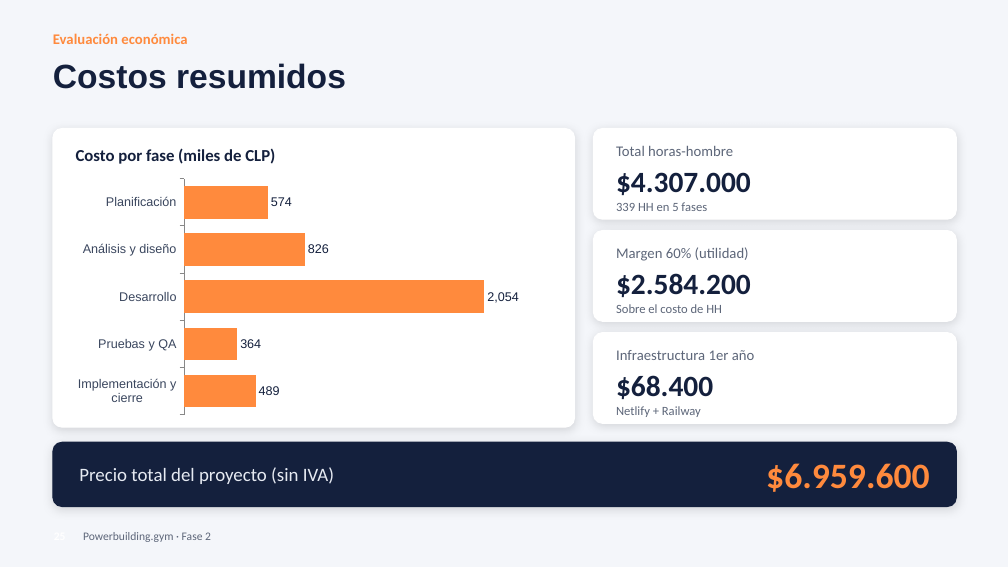
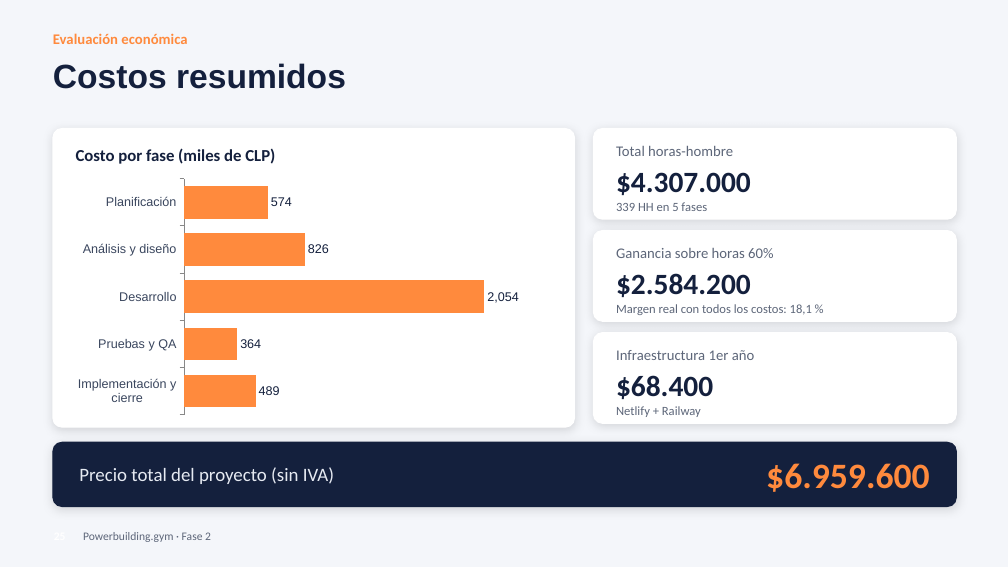
Before and after one commit to zalak3t/Powerbuilding.gym, a slide deck: slide 26 of FASE-2/Documentacion Asignatura PTY4614/Powerbuilding_gym_Presentacion_Fase_2 (1).pptx. Drawn at 1008x567 pixels with LibreOffice and Linux fonts; fonts in the diff are those of the drawing; background and template pictures are left out. Boxes give left, top, right and bottom in pixels: in the first picture for what was removed or moved away, otherwise in the second. Text is boxed around its words. In the diff, an @@ line names an element or a change of style, - is before the commit and + after.

```diff
--- a/FASE-2/Documentacion Asignatura PTY4614/Powerbuilding_gym_Presentacion_Fase_2 (1).pptx
+++ b/FASE-2/Documentacion Asignatura PTY4614/Powerbuilding_gym_Presentacion_Fase_2 (1).pptx
@@ text at box(616, 248, 773, 258): text changed @@
-Margen 60% (utilidad)
+Ganancia sobre horas 60%
@@ text at box(616, 304, 812, 315): text changed @@
-Sobre el costo de HH
+Margen real con todos los costos: 18,1 %
```
Also in this commit, not shown: 1 other slide changed, 1 other file.
